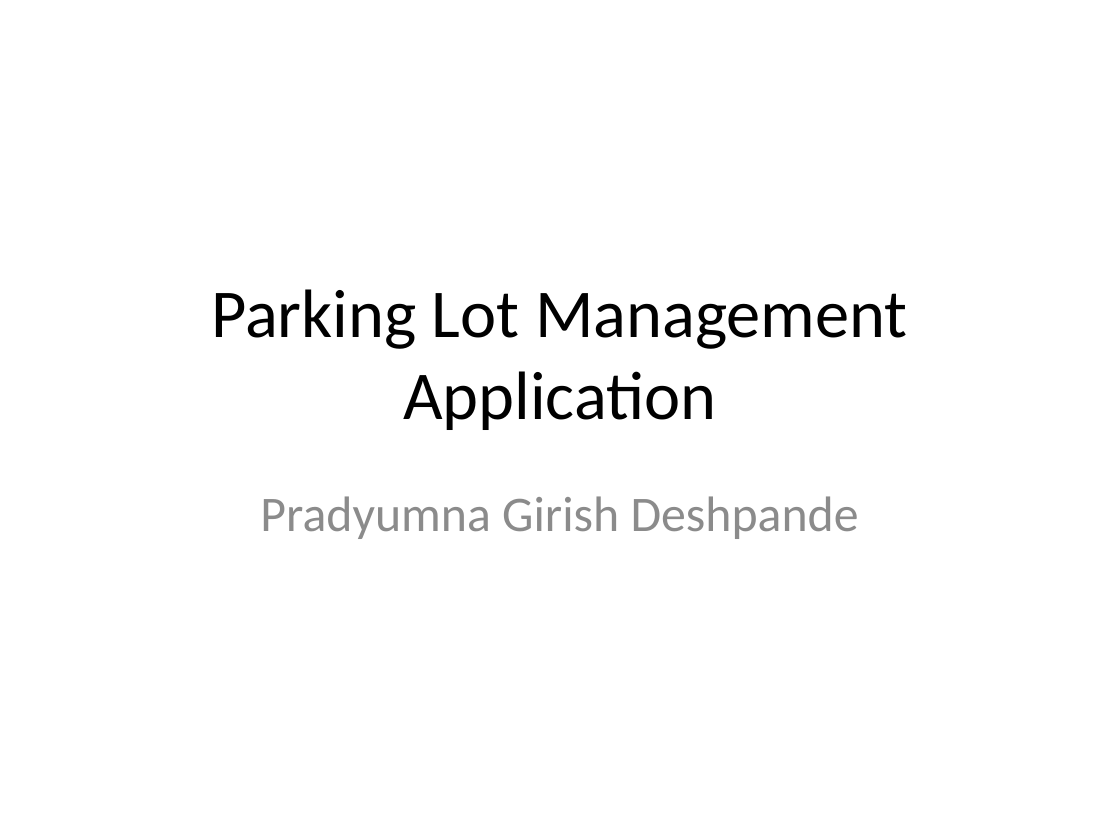
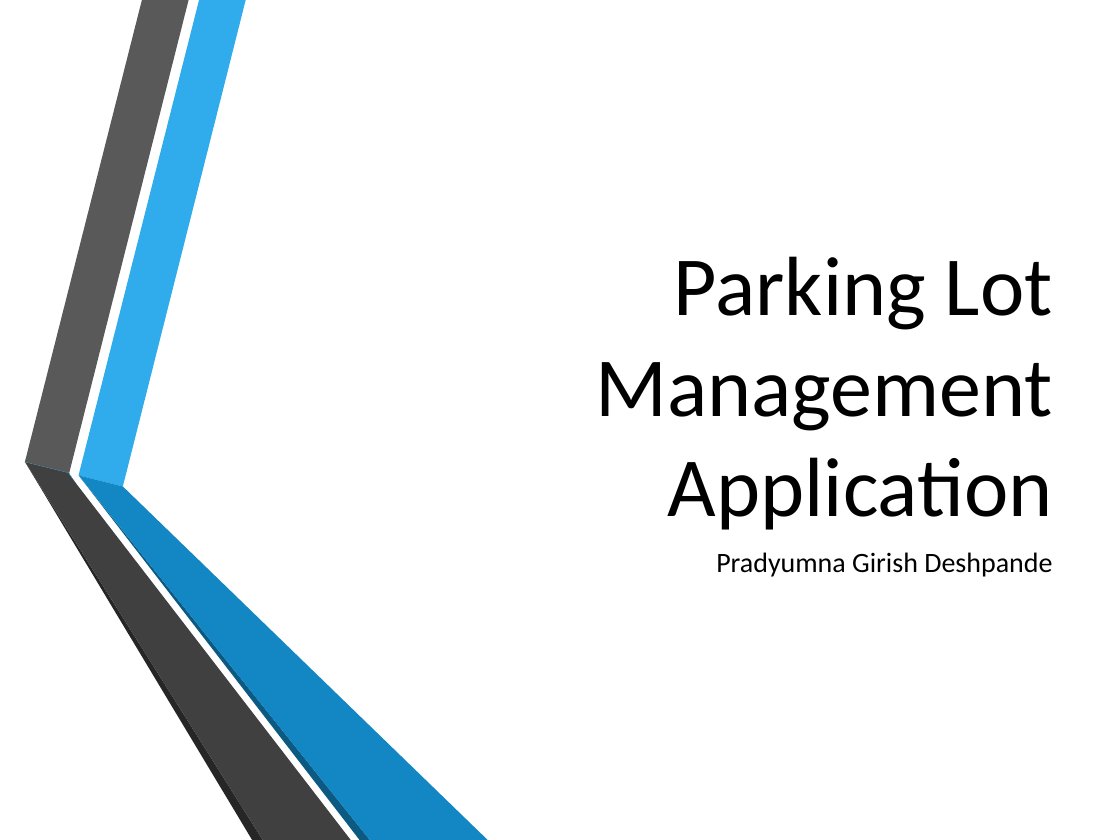
Before and after one commit to PradyumnaD2999/ParkingLotApp, a slide deck: slide 1 of presentation/ParkingLotApp.pptx. Drawn at 1120x840 pixels with LibreOffice and Linux fonts; fonts in the diff are those of the drawing; background and template pictures are left out. Boxes give left, top, right and bottom in pixels: in the first picture for what was removed or moved away, otherwise in the second. Text is boxed around its words. In the diff, an @@ line names an element or a change of style, - is before the commit and + after.

```diff
--- a/presentation/ParkingLotApp.pptx
+++ b/presentation/ParkingLotApp.pptx
@@ title "Parking Lot Management Application": place and size @@
-title "Parking Lot Management Application" at (211, 289, 908, 430)
+title "Parking Lot Management Application" at (595, 256, 1053, 530)
@@ title "Parking Lot Management Application" at (595, 256, 1053, 530): size 44 to 54 pt; alignment centre to right; vertical alignment middle to bottom @@
@@ group added at (25, 0, 487, 840): 6 freeform shapes @@
@@ freeform shape added at (25, 461, 69, 473), fill #29ABE2 @@
@@ freeform shape added at (68, 474, 76, 484), fill #29ABE2 @@
@@ subtitle "Pradyumna Girish Deshpande": place and size @@
-subtitle "Pradyumna Girish Deshpande" at (260, 496, 859, 539)
+subtitle "Pradyumna Girish Deshpande" at (716, 552, 1052, 577)
@@ subtitle "Pradyumna Girish Deshpande" at (716, 552, 1052, 577): size 32 to 18 pt, text colour #8C8C8C to #000000; alignment centre to right; more space between paragraphs @@
```
Also in this commit, not shown: 11 other slides changed, 3 slides added, 1 other file.
